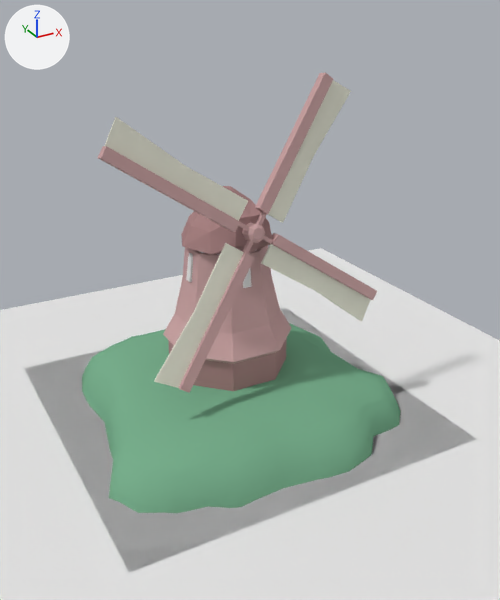
The Blender file trunk/data/models/windmill.blend, before and after one commit.
Rendered twice from a 50 mm lens placed at (-8.07, -15.99, 11.16), pointed at (0.22, -0.92, 3.62). The axes (+X, +Y, +Z) are drawn at upper left. The lights are the same throughout.
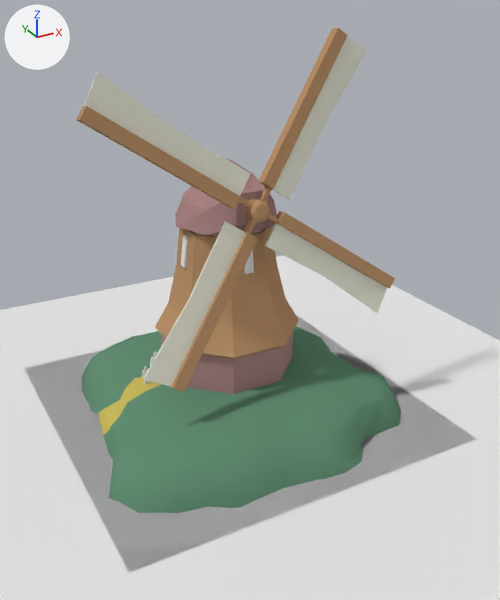
Location of each change, (x1, y1, x2, y2) in pixels of the pictures (500 x 600 px; the box of a moved part takes in the faces that stretch with it):
'Plane.005', recoloured, reshaped: before (82, 323, 401, 513); after (82, 326, 401, 513)
'Plane.007', moved, rescaled (14% wider, 14% taller): before (105, 80, 371, 388); after (84, 37, 387, 387)
'Plane.003', recoloured, moved, rescaled (14% wider, 14% taller): before (97, 73, 377, 393); after (76, 28, 395, 392)
'Cylinder', recoloured, moved, rescaled (12% wider, 13% taller): before (163, 246, 291, 364); after (155, 226, 299, 360)
'Cylinder.002', moved, rescaled (12% wider, 12% taller): before (181, 186, 272, 254); after (175, 159, 277, 235)
'Cylinder.003', rescaled (11% wider, 17% taller): before (168, 338, 287, 391); after (161, 332, 293, 394)
'Cylinder.001', recoloured, moved: before (242, 222, 265, 243); after (244, 199, 270, 222)
'Cube.001', moved: before (186, 253, 193, 282); after (181, 235, 188, 268)
'Jeff', added: after (142, 351, 157, 384)
part 1 of me_plane_006, moved or reshaped: before (89, 341, 209, 459); after (89, 343, 203, 460)
part 2 of me_plane_006, moved or reshaped: (310, 401, 399, 479) in both

Diff of the bpy script that builds the scene:
```diff
--- a/trunk/data/models/windmill.blend.py
+++ b/trunk/data/models/windmill.blend.py
@@ mat_material_005 @@
 mat_material_005 = diffuse_material('Material.005')
-mat_material_005.base_color = (0.188, 0.425, 0.264)  # green #78ae8c
+mat_material_005.base_color = (0.122, 0.266, 0.168)  # green #628d72
@@ mat_material_003 @@
 mat_material_003 = diffuse_material('Material.003')
-mat_material_003.base_color = (0.591, 0.371, 0.371)  # pink #caa4a4
+mat_material_003.base_color = (0.489, 0.284, 0.144)  # brown #ba916a
@@ me_plane_006 @@
 me_plane_006.from_pydata(...)  # 209 vertices, 192 faces; spans x -6.45..6.17, y -6.23..6.19, z -1.46..0.21
 # used by ob_plane_005; location = (0.05, -0.05, 1.2); scale = (0.722, 0.722, 0.912)
-me_plane_006.vertices[5].co = (-4.51, -0.16, -0.03)  # pixel (125, 397)
-me_plane_006.vertices[17].co = (-2.98, 0.0, 0.19)
-me_plane_006.vertices[35].co = (-5.04, -0.27, -0.34)  # pixel (114, 411)
-me_plane_006.vertices[46].co = (-5.45, -0.3, -1.45)
-me_plane_006.vertices[83].co = (-1.54, -0.03, 0.18)
-me_plane_006.vertices[86].co = (-3.83, -0.13, 0.03)  # pixel (142, 390)
-me_plane_006.vertices[87].co = (-3.08, 1.36, 0.18)  # pixel (146, 365)
-me_plane_006.vertices[88].co = (-4.36, 0.91, -0.07)  # pixel (120, 384)
-me_plane_006.vertices[106].co = (-4.67, 0.83, -0.49)  # pixel (114, 399)
-me_plane_006.vertices[107].co = (-4.75, -0.24, -0.2)  # pixel (120, 404)
-me_plane_006.vertices[154].co = (-5.21, -0.34, -0.92)  # pixel (111, 430)
-me_plane_006.vertices[156].co = (-5.17, 1.05, -1.45)
-me_plane_006.vertices[164].co = (-4.94, 0.96, -0.88)  # pixel (107, 410)
-me_plane_006.vertices[189].co = (-4.53, 0.96, -0.21)  # pixel (115, 389)
-me_plane_006.vertices[197].co = (-1.48, 1.48, 0.19)
-me_plane_006.vertices[198].co = (-3.71, 1.25, 0.06)  # pixel (132, 373)
-me_plane_006.vertices[28].co = (2.51, -5.39, -0.42)  # pixel (360, 426)
-me_plane_006.vertices[147].co = (2.65, -5.7, -0.9)  # pixel (367, 444)
-me_plane_006.vertices[167].co = (1.51, -6.09, -0.92)  # pixel (348, 459)
-me_plane_006.vertices[169].co = (3.57, -4.85, -0.98)  # pixel (372, 427)
+# me_plane_006 part 1
+me_plane_006.vertices[5].co = (-4.8, -0.16, -0.6)  # pixel (119, 415)
+me_plane_006.vertices[17].co = (-3.72, -0.31, 0.08)  # pixel (146, 390)
+me_plane_006.vertices[35].co = (-5.23, -0.27, -0.83)  # pixel (110, 426)
+me_plane_006.vertices[46].co = (-5.55, -0.3, -1.04)  # pixel (103, 435)
+me_plane_006.vertices[83].co = (-1.91, -0.11, 0.18)
+me_plane_006.vertices[86].co = (-4.46, -0.13, -0.24)  # pixel (127, 402)
+me_plane_006.vertices[87].co = (-3.85, 0.63, 0.16)  # pixel (134, 378)
+me_plane_006.vertices[88].co = (-4.5, 0.75, -0.53)  # pixel (119, 400)
+me_plane_006.vertices[106].co = (-4.92, 0.83, -0.68)  # pixel (108, 406)
+me_plane_006.vertices[107].co = (-5.0, -0.24, -0.71)  # pixel (115, 421)
+me_plane_006.vertices[154].co = (-5.36, -0.34, -0.93)  # pixel (107, 431)
+me_plane_006.vertices[156].co = (-5.31, 1.05, -0.92)  # pixel (97, 413)
+me_plane_006.vertices[164].co = (-5.13, 0.96, -0.81)  # pixel (102, 409)
+me_plane_006.vertices[189].co = (-4.72, 0.82, -0.61)  # pixel (113, 403)
+me_plane_006.vertices[197].co = (-1.75, 0.52, 0.19)
+me_plane_006.vertices[198].co = (-4.2, 0.8, -0.19)  # pixel (125, 388)
+# me_plane_006 part 2
+me_plane_006.vertices[28].co = (2.1, -5.35, -0.56)  # pixel (349, 433)
+me_plane_006.vertices[147].co = (2.13, -5.7, -1.17)  # pixel (355, 455)
+me_plane_006.vertices[167].co = (1.15, -6.09, -0.97)  # pixel (339, 463)
+me_plane_006.vertices[169].co = (3.04, -4.85, -1.24)  # pixel (361, 438)
 me_plane_006.materials.append(mat_material_005)
@@ ob_cube_001 @@
 ob_cube_001 = bpy.data.objects.new('Cube.001', me_cube_001)
-ob_cube_001.location = (-1.1, -0.01, 4.49)
+ob_cube_001.location = (-1.21, 0.03, 4.95)
 ob_cube_001.rotation_euler = (1.465, 0.0, -1.571)  # degrees (84, 0, -90)
@@ ob_cylinder_003 @@
 ob_cylinder_003.rotation_euler = (0.0, 0.0, -0.393)  # degrees (0, 0, -23)
+ob_cylinder_003.scale = (1.11, 1.11, 1.11)
@@ ob_cylinder_002 @@
 ob_cylinder_002 = bpy.data.objects.new('Cylinder.002', me_cylinder_002)
-ob_cylinder_002.location = (0.22, 0.0, 4.83)
+ob_cylinder_002.location = (0.26, 0.04, 5.34)
+ob_cylinder_002.scale = (1.11, 1.11, 1.11)
@@ ob_plane_007 @@
 ob_plane_007 = bpy.data.objects.new('Plane.007', me_plane_008)
-ob_plane_007.location = (1.4, -1.32, 7.36)
+ob_plane_007.location = (1.57, -1.43, 8.16)
 ob_plane_007.rotation_euler = (1.32, -0.962, 0.205)  # degrees (76, -55, 12)
+ob_plane_007.scale = (1.11, 1.11, 1.11)
@@ ob_cylinder_001 @@
 ob_cylinder_001 = bpy.data.objects.new('Cylinder.001', me_cylinder_001)
-ob_cylinder_001.location = (0.01, -1.38, 5.71)
+ob_cylinder_001.location = (0.02, -1.5, 6.32)
 ob_cylinder_001.rotation_euler = (1.571, 0.0, 0.0)  # degrees (90, 0, 0)
@@ ob_plane_003 @@
 ob_plane_003 = bpy.data.objects.new('Plane.003', me_plane_004)
-ob_plane_003.location = (-1.39, -1.78, 4.13)
+ob_plane_003.location = (-1.53, -1.94, 4.55)
 ob_plane_003.rotation_euler = (-1.32, 0.962, -2.937)  # degrees (-76, 55, -168)
+ob_plane_003.scale = (1.11, 1.11, 1.11)
@@ ob_cylinder @@
 ob_cylinder = bpy.data.objects.new('Cylinder', me_cylinder)
-ob_cylinder.location = (0.0, 0.0, 3.61)
+ob_cylinder.location = (0.02, 0.04, 3.98)
 ob_cylinder.rotation_euler = (0.0, 0.0, -0.393)  # degrees (0, 0, -23)
+ob_cylinder.scale = (1.11, 1.11, 1.11)
@@ ob_jeff @@
+ob_jeff = bpy.data.objects.new('Jeff', me_plane_001)  # 212 vertices, 214 faces; spans x -0.246..0.246, y -0.026..0.026, z -0.38..0.38
+ob_jeff.location = (-2.33, 0.05, 1.75)
+ob_jeff.scale = (1.19, 1.19, 1.19)
```
